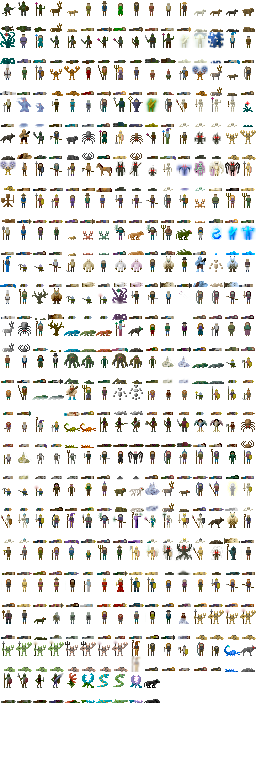
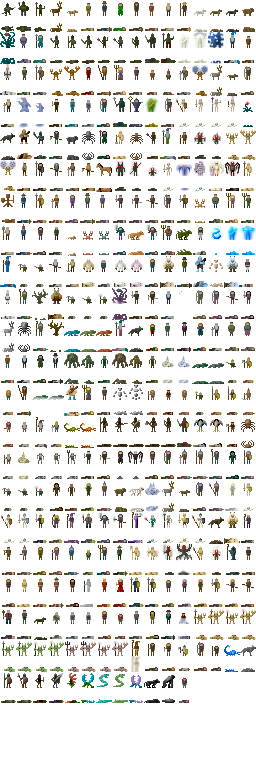
Comparing the layer stacks of the two 256×768 images. Changes:
painted on "Background" over [left=162, top=675, right=189, bottom=703]
